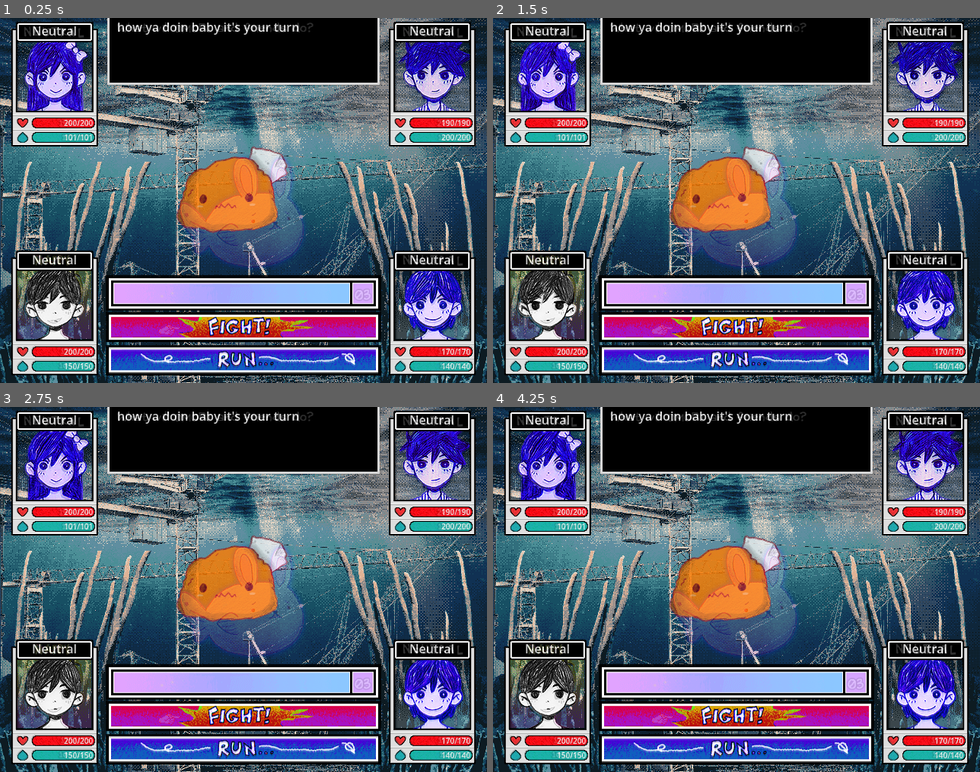
Above: before the commit, frames 1-4 (two rows, left to right).
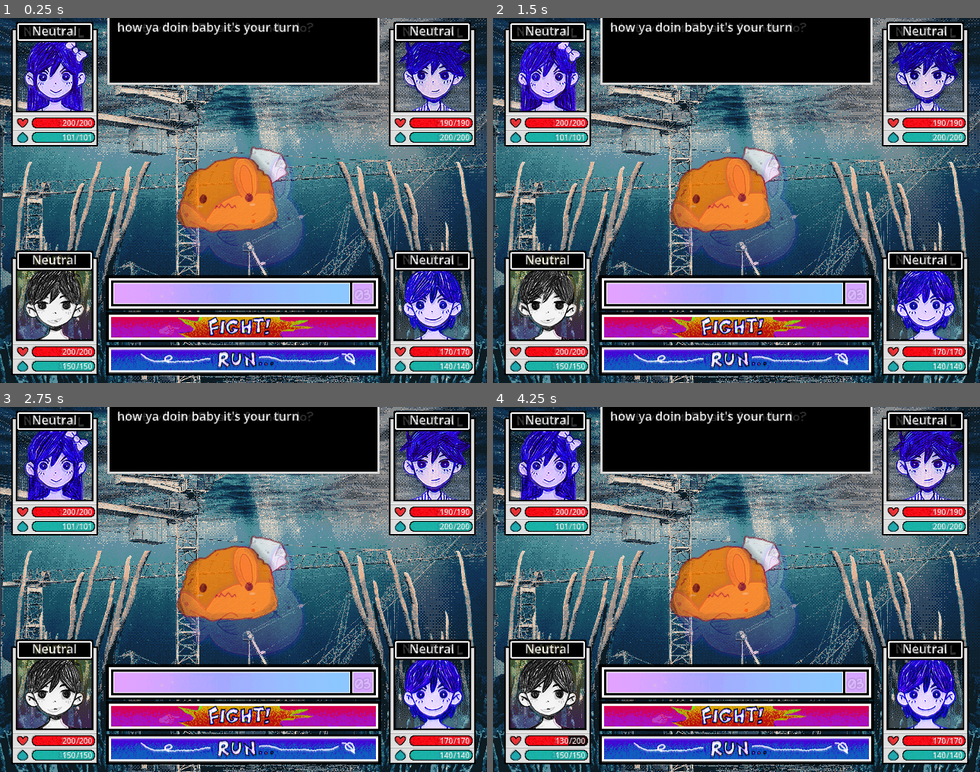
Above: after the commit, the same moments.

Repository: SteamedKoko/omori-battle-system
Game: Godot game, scene res://Scenes/Battle/battle_manager.tscn
The game is run twice, just before and just after one commit, with the same random seed, the same clock (stepped at 60 frames per second) and the same inputs.
Inputs (mouse positions are in pixels of both pictures, inside the frame that each line leads up to):
- Up to frame 1 (0.25 s): no input
- Up to frame 2 (1.5 s): click (736, 328) at 0.5 s; click (736, 361) at 1.25 s
- Up to frame 3 (2.75 s): click (243, 717) at 2 s
- Up to frame 4 (4.25 s): click (736, 750) at 2.75 s; click (736, 717) at 3.5 s

The runs differ from the first frame. In frame 1, 0.6% of the frame differs, in the area x 12-97%, y 27-97%; in frame 2, 0.6%; in frame 3, 0.6%; in frame 4, 0.7%.

Commit message:
feat: health and juice bar, take damage and tween values

Diff:
--- /dev/null
+++ b/Scenes/Battle/Data/sudo_stats.tres
@@ -0,0 +1,16 @@
+[gd_resource type="Resource" script_class="Stats" format=3 uid="uid://bv83gxiv347g4"]
+
+[ext_resource type="Script" uid="uid://beeaos4sr20uv" path="res://Scenes/stats.gd" id="1_y22l2"]
+
+[resource]
+script = ExtResource("1_y22l2")
+max_hp = 500
+max_juice = 500
+level = 10
+experience = 100
+current_hp = 500
+current_juice = 500
+attack = 100
+defense = 20
+speed = 100
+metadata/_custom_type_script = "uid://beeaos4sr20uv"
--- a/Scenes/Battle/battle_enemy.gd
+++ b/Scenes/Battle/battle_enemy.gd
@@ -9,8 +9,12 @@
 func _init(_stats: Stats) -> void:
 	stats = _stats
 
-func act():
+func act(targets: Array):
 	print('enemy turn')
+	var target: BattlePlayer = targets.pick_random()
+	print('attacking ', target.player_data.player_name)
+	target.player_data.player_stats.take_damage(stats.attack)
 	get_tree().create_timer(1).timeout.connect(func(): acted.emit())
+	acted.emit()
 
 func is_alive() -> bool: return stats.current_hp > 0
--- a/Scenes/Battle/battle_manager.gd
+++ b/Scenes/Battle/battle_manager.gd
@@ -1,13 +1,14 @@
 class_name BattleManager
 extends Node2D
 
-var players: Array = []
-var enemies: Array = []
+var players: Array[BattlePlayer] = []
+var enemies: Array[BattleEnemy] = []
 
 const OMORI_DATA = preload("uid://bd2jyxc6fp1v8")
 const AUBREY_DATA = preload("uid://dgybubuhy6o62")
 const HERO_DATA = preload("uid://dtb7nn2gdr48b")
 const KEL_DATA = preload("uid://dmbkp1igy7jw8")
+const SUDO_STATS = preload("uid://bv83gxiv347g4")
 
 func _ready():
 	battle_loop()
@@ -28,7 +29,7 @@
 	var aubrey: BattlePlayer = BattlePlayer.new(AUBREY_DATA)
 	var hero: BattlePlayer = BattlePlayer.new(HERO_DATA)
 
-	var enemy: BattleEnemy = BattleEnemy.new(OMORI_DATA.player_stats)
+	var enemy: BattleEnemy = BattleEnemy.new(SUDO_STATS)
 
 	players.push_back(omori)
 	players.push_back(kel)
@@ -58,16 +59,21 @@
 	while(!player_won and !enemy_won):
 		for player in players:
 			if player.is_alive():
-				player.act()
+				var to_attack: Array[BattleEnemy] = enemies.filter(func(e): return e.is_alive())
+				player.act(to_attack)
 				await player.acted
 
 		for enemy in enemies:
 			if enemy.is_alive():
-				enemy.act()
+				var to_attack: Array[BattlePlayer] = players.filter(func(e): return e.is_alive())
+				if !to_attack:
+					break
+				enemy.act(to_attack)
 				await enemy.acted
 
-		player_won = enemies.filter(func(e): e.is_alive()).size() == 0
-		enemy_won = players.filter(func(e): e.is_alive()).size() == 0
+		player_won = enemies.filter(func(e): return e.is_alive()).size() == 0
+		enemy_won = players.filter(func(e): return e.is_alive()).size() == 0
 
 
+	print('ending battle ', player_won, enemy_won)
 	end_battle()
--- a/Scenes/Battle/battle_player.gd
+++ b/Scenes/Battle/battle_player.gd
@@ -11,7 +11,7 @@
 # func build() -> BattlePlayer:
 
 
-func act():
+func act(enemies: Array[BattleEnemy]):
 	print(player_data.player_name,' turn')
 	get_tree().create_timer(1).timeout.connect(func(): acted.emit())
 
--- a/Scenes/Battle/player_data.gd
+++ b/Scenes/Battle/player_data.gd
@@ -5,9 +5,6 @@
 @export var player_stats: Stats
 @export var battle_sprites: Dictionary[BattleSpriteStates, AnimatedTexture]
 
-signal took_damage
-signal healed_health
-signal revived
 
 enum BattleSpriteStates {
 	HURT,
--- a/Scenes/Battle/player_panel.gd
+++ b/Scenes/Battle/player_panel.gd
@@ -9,26 +9,49 @@
 @onready var player_texture: TextureRect = %PortraitSprite
 
 var player_data: PlayerData
+var stats: Stats
 
 @onready var health_bar: TextureProgressBar = %HealthBar
 @onready var juice_bar: TextureProgressBar = %JuiceBar
-@onready var health_text: RichTextLabel = %HealthText
-@onready var juice_text: RichTextLabel = %JuiceText
+@onready var health_max_text: RichTextLabel = %HealthTextMax
+@onready var health_current_text: RichTextLabel = %HealthTextCurrent
+@onready var juice_max_text: RichTextLabel = %JuiceTextMax
+@onready var juice_current_text: RichTextLabel = %JuiceTextCurrent
 
 
 func _ready():
 	_set_panel_location(layout_position)
 	player_texture.texture = player_data.battle_sprites[player_data.BattleSpriteStates.NEUTRAL]
 
-	health_bar.max_value = player_data.player_stats.max_hp
-	juice_bar.max_value = player_data.player_stats.max_juice
-	health_bar.value = player_data.player_stats.current_hp
-	juice_bar.value = player_data.player_stats.current_juice
+	health_bar.max_value = stats.max_hp
+	juice_bar.max_value = stats.max_juice
+	health_bar.value = stats.current_hp
+	juice_bar.value = stats.current_juice
 
-	health_text.text = str(player_data.player_stats.current_hp) + '/' + str(player_data.player_stats.max_hp)
-	juice_text.text = str(player_data.player_stats.current_juice) + '/' + str(player_data.player_stats.max_juice)
+	health_max_text.text = str(stats.max_hp)
+	juice_max_text.text = str(stats.max_juice)
+	health_current_text.text = str(stats.current_hp)
+	juice_current_text.text = str(stats.current_juice)
+
+	player_data.player_stats.took_damage.connect(_took_damage)
+	player_data.player_stats.toasted.connect(_toasted)
 
 	# player_data.player_stats.hp
+
+func _toasted():
+	#change portrait to toast
+	print('toasted')
+	pass
+
+func _took_damage(amount: int):
+	#reduce hp via text and progressbar
+	var tween = get_tree().create_tween()
+	tween.set_parallel(true)
+	tween.tween_property(health_bar, 'value', stats.current_hp, .3)
+	tween.tween_property(health_current_text, 'text', str(stats.current_hp), .3)
+	# health_bar.value = player_data.player_stats.current_hp
+	# health_text.value = player_data.player_stats.current_hp
+	pass
 
 
 func _set_panel_location(location: Control.LayoutPreset):
@@ -39,4 +62,5 @@
 	var instance: PlayerPanel = PLAYER_PANEL.instantiate()
 	instance.layout_position = preset
 	instance.player_data = data
+	instance.stats = data.player_stats
 	return instance
--- a/Scenes/Battle/player_panel.tscn
+++ b/Scenes/Battle/player_panel.tscn
@@ -15,6 +15,7 @@
 size_flags_horizontal = 3
 size_flags_vertical = 3
 script = ExtResource("1_kqpfk")
+layout_position = null
 
 [node name="PlayerBox" type="TextureRect" parent="." unique_id=694156896]
 unique_name_in_owner = true
@@ -56,26 +57,90 @@
 value = 100.0
 texture_progress = ExtResource("4_nb1cy")
 
-[node name="HealthText" type="RichTextLabel" parent="PlayerBox" unique_id=657317907]
+[node name="HealthHBox" type="HBoxContainer" parent="PlayerBox" unique_id=1462753352]
+layout_direction = 3
+layout_mode = 1
+anchors_preset = 2
+anchor_top = 1.0
+anchor_bottom = 1.0
+offset_left = 7.0
+offset_top = -38.0
+offset_right = 23.0
+offset_bottom = -24.0
+grow_vertical = 0
+theme_override_constants/separation = 0
+
+[node name="HealthTextMax" type="RichTextLabel" parent="PlayerBox/HealthHBox" unique_id=657317907]
 unique_name_in_owner = true
-layout_mode = 0
-offset_left = 29.0
-offset_top = 125.595
-offset_right = 108.0
-offset_bottom = 140.59506
+clip_contents = false
+layout_mode = 2
+size_flags_horizontal = 10
 theme_override_font_sizes/normal_font_size = 10
-text = "100/190"
+text = "100"
+fit_content = true
+autowrap_mode = 0
 horizontal_alignment = 2
 
-[node name="JuiceText" type="RichTextLabel" parent="PlayerBox" unique_id=125887452]
+[node name="Divider" type="RichTextLabel" parent="PlayerBox/HealthHBox" unique_id=956902400]
+layout_mode = 2
+size_flags_horizontal = 8
+theme_override_font_sizes/normal_font_size = 10
+text = "/"
+fit_content = true
+autowrap_mode = 0
+horizontal_alignment = 2
+
+[node name="HealthTextCurrent" type="RichTextLabel" parent="PlayerBox/HealthHBox" unique_id=1528973806]
 unique_name_in_owner = true
-layout_mode = 0
-offset_left = 29.0
-offset_top = 145.0
-offset_right = 108.0
-offset_bottom = 160.0
+layout_mode = 2
+size_flags_horizontal = 8
 theme_override_font_sizes/normal_font_size = 10
-text = "100/190"
+text = "1"
+fit_content = true
+autowrap_mode = 0
+horizontal_alignment = 2
+
+[node name="JuiceHBox" type="HBoxContainer" parent="PlayerBox" unique_id=1260544502]
+layout_direction = 3
+layout_mode = 1
+anchors_preset = 2
+anchor_top = 1.0
+anchor_bottom = 1.0
+offset_left = 7.0
+offset_top = -19.315002
+offset_right = 35.0
+offset_bottom = -5.3150024
+grow_vertical = 0
+theme_override_constants/separation = 0
+
+[node name="JuiceTextMax" type="RichTextLabel" parent="PlayerBox/JuiceHBox" unique_id=1968759090]
+unique_name_in_owner = true
+clip_contents = false
+layout_mode = 2
+size_flags_horizontal = 10
+theme_override_font_sizes/normal_font_size = 10
+text = "100"
+fit_content = true
+autowrap_mode = 0
+horizontal_alignment = 2
+
+[node name="Divider" type="RichTextLabel" parent="PlayerBox/JuiceHBox" unique_id=199123140]
+layout_mode = 2
+size_flags_horizontal = 8
+theme_override_font_sizes/normal_font_size = 10
+text = "/"
+fit_content = true
+autowrap_mode = 0
+horizontal_alignment = 2
+
+[node name="JuiceTextCurrent" type="RichTextLabel" parent="PlayerBox/JuiceHBox" unique_id=1954305510]
+unique_name_in_owner = true
+layout_mode = 2
+size_flags_horizontal = 8
+theme_override_font_sizes/normal_font_size = 10
+text = "1"
+fit_content = true
+autowrap_mode = 0
 horizontal_alignment = 2
 
 [node name="RichTextLabel" type="RichTextLabel" parent="PlayerBox" unique_id=820910468]
--- a/Scenes/stats.gd
+++ b/Scenes/stats.gd
@@ -1,5 +1,10 @@
 class_name Stats
 extends Resource
+
+signal took_damage(amount: int)
+signal healed_health
+signal revived
+signal toasted
 
 @export var max_hp: int
 @export var max_juice: int
@@ -12,3 +17,10 @@
 @export var attack: int
 @export var defense: int
 @export var speed: int
+
+func take_damage(amount: int) -> void:
+	var damage_to_take = maxi(amount - defense, 0)
+	current_hp = maxi(current_hp - damage_to_take, 0)
+	took_damage.emit(damage_to_take)
+	if current_hp == 0:
+		toasted.emit()
